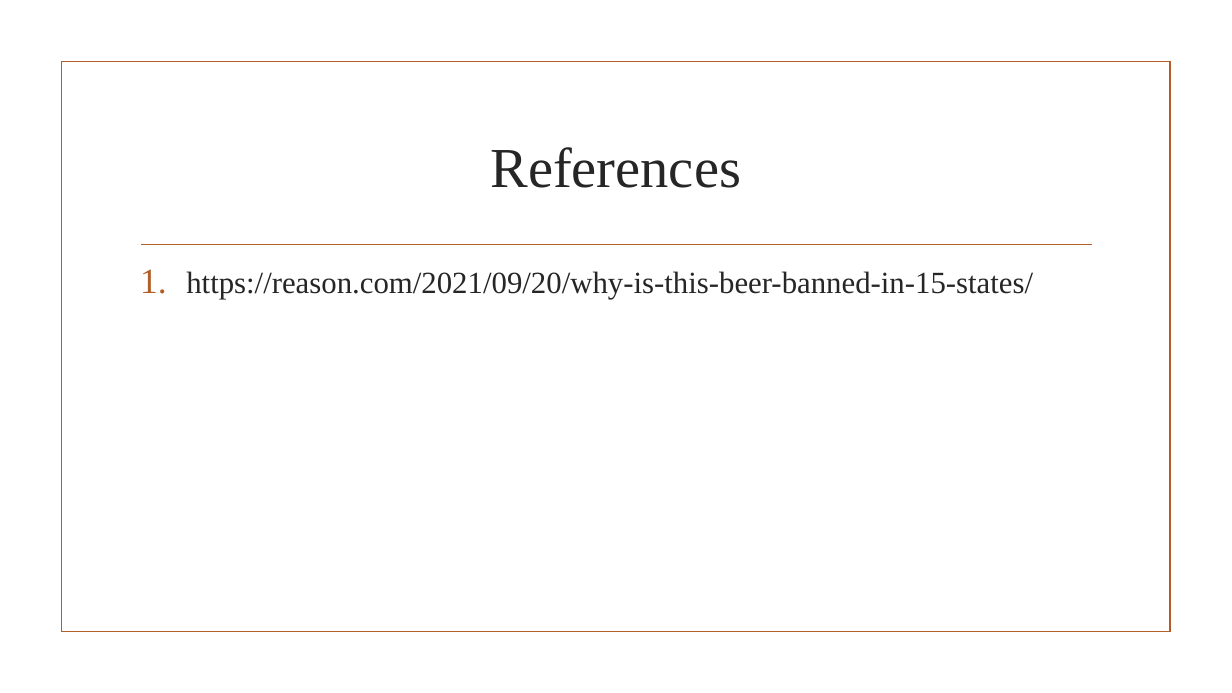
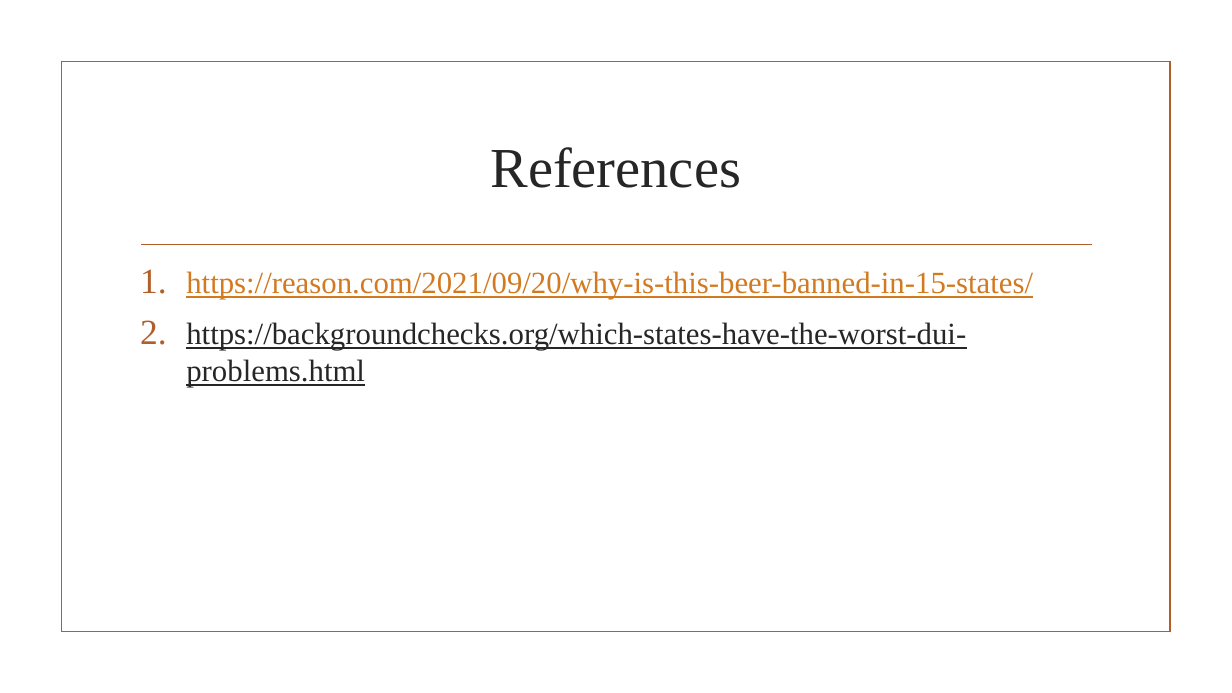
Before and after one commit to DHLaurel/DoingDataScience, a slide deck: slide 15 of BeersAndBreweries/EDA I – Part 1.pptx. Drawn at 1232x693 pixels with LibreOffice and Linux fonts; fonts in the diff are those of the drawing; background and template pictures are left out. Boxes give left, top, right and bottom in pixels: in the first picture for what was removed or moved away, otherwise in the second. Text is boxed around its words. In the diff, an @@ line names an element or a change of style, - is before the commit and + after.

```diff
--- a/BeersAndBreweries/EDA I – Part 1.pptx
+++ b/BeersAndBreweries/EDA I – Part 1.pptx
@@ text at [186, 271, 1033, 299]: text colour #262626 to #D37A21, underline on in "https://reason.com/2021/09/20/why-is-this-beer-banned-in-15- ..." @@
@@ text at [186, 322, 966, 387]: paragraph added @@
+2. https://backgroundchecks.org/which-states-have-the-worst-dui-problems.html
```
Also in this commit, not shown: 2 other slides changed, 2 other files.
